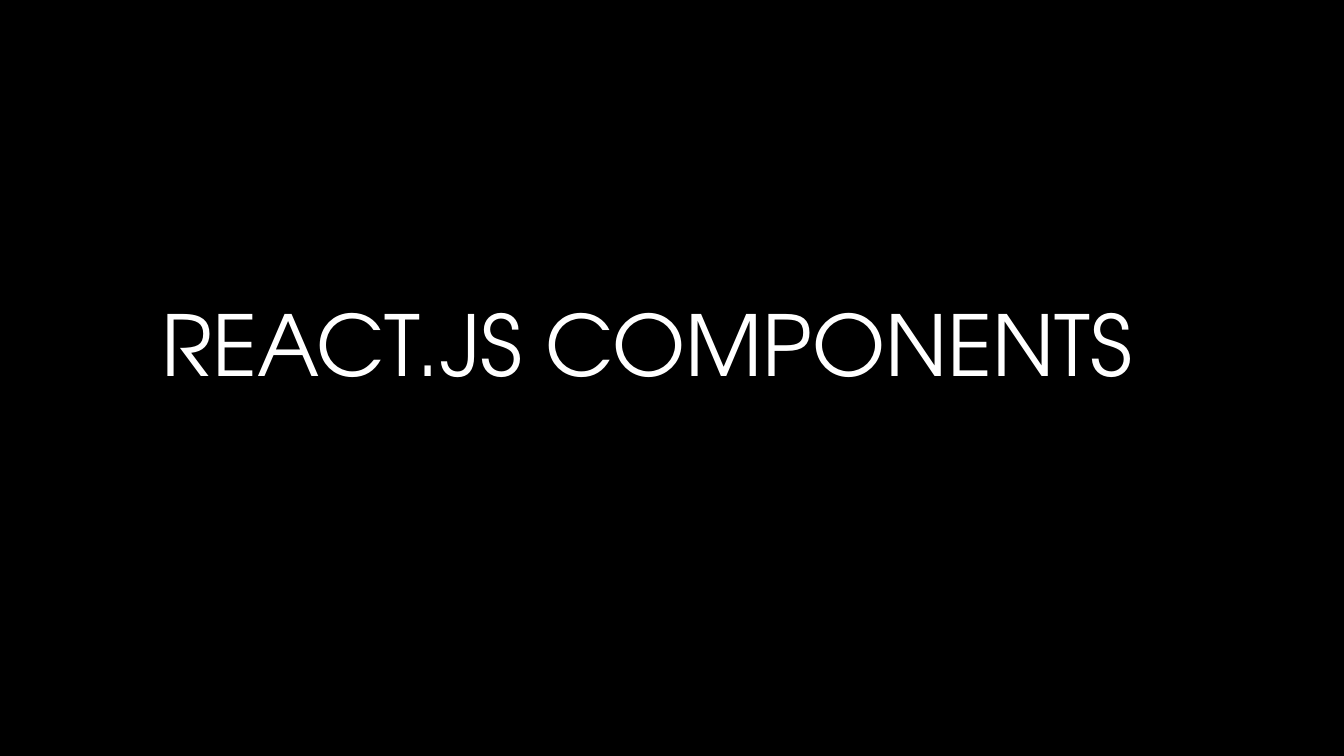
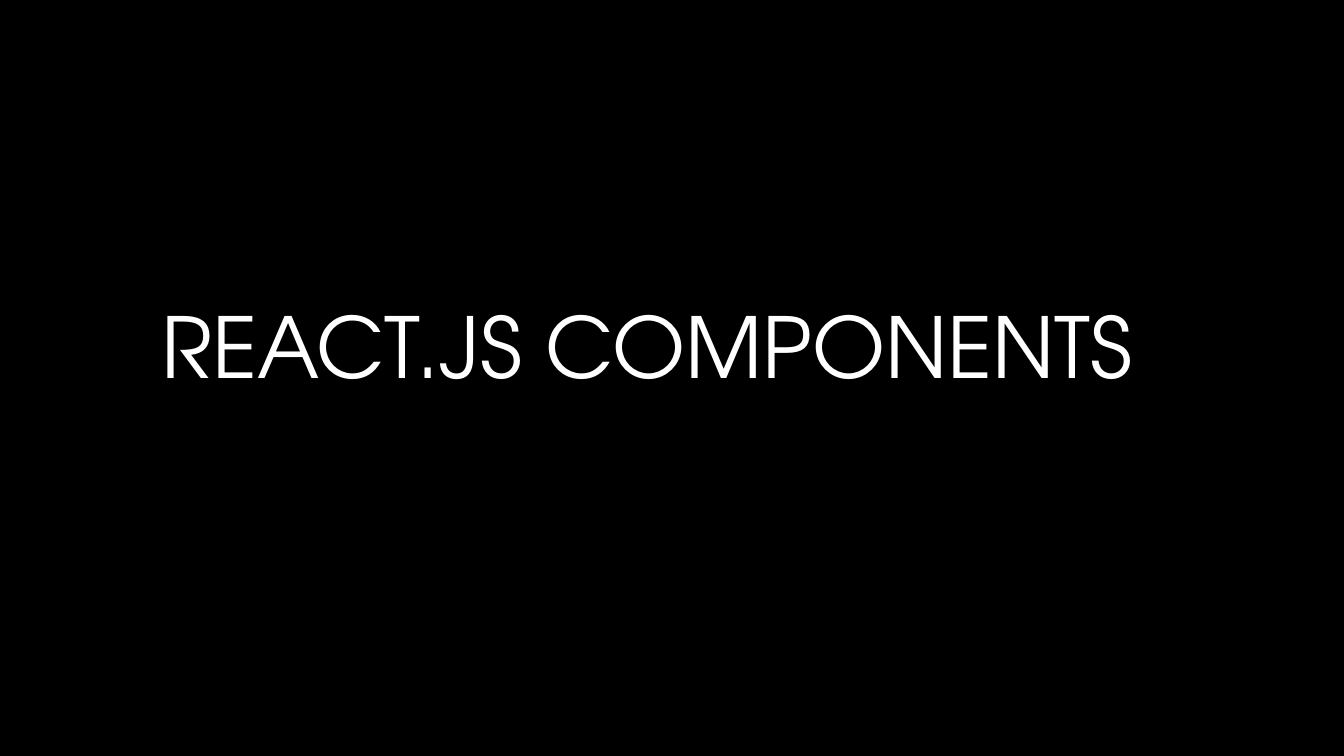
Before and after one commit to mjarzebkowski/AGH_ReactContainersPresentation, a slide deck: slide 1 of ReactContainers.pptx. Drawn at 1344x756 pixels with LibreOffice and Linux fonts; fonts in the diff are those of the drawing; background and template pictures are left out. Boxes give left, top, right and bottom in pixels: in the first picture for what was removed or moved away, otherwise in the second. Text is boxed around its words. In the diff, an @@ line names an element or a change of style, - is before the commit and + after.

```diff
--- a/ReactContainers.pptx
+++ b/ReactContainers.pptx
@@ text "REACT.JS COMPONENTS" at bbox=[161, 314, 1133, 379]: line spacing 0.9 to 1 @@
```
Also in this commit, not shown: 3 other slides changed.
